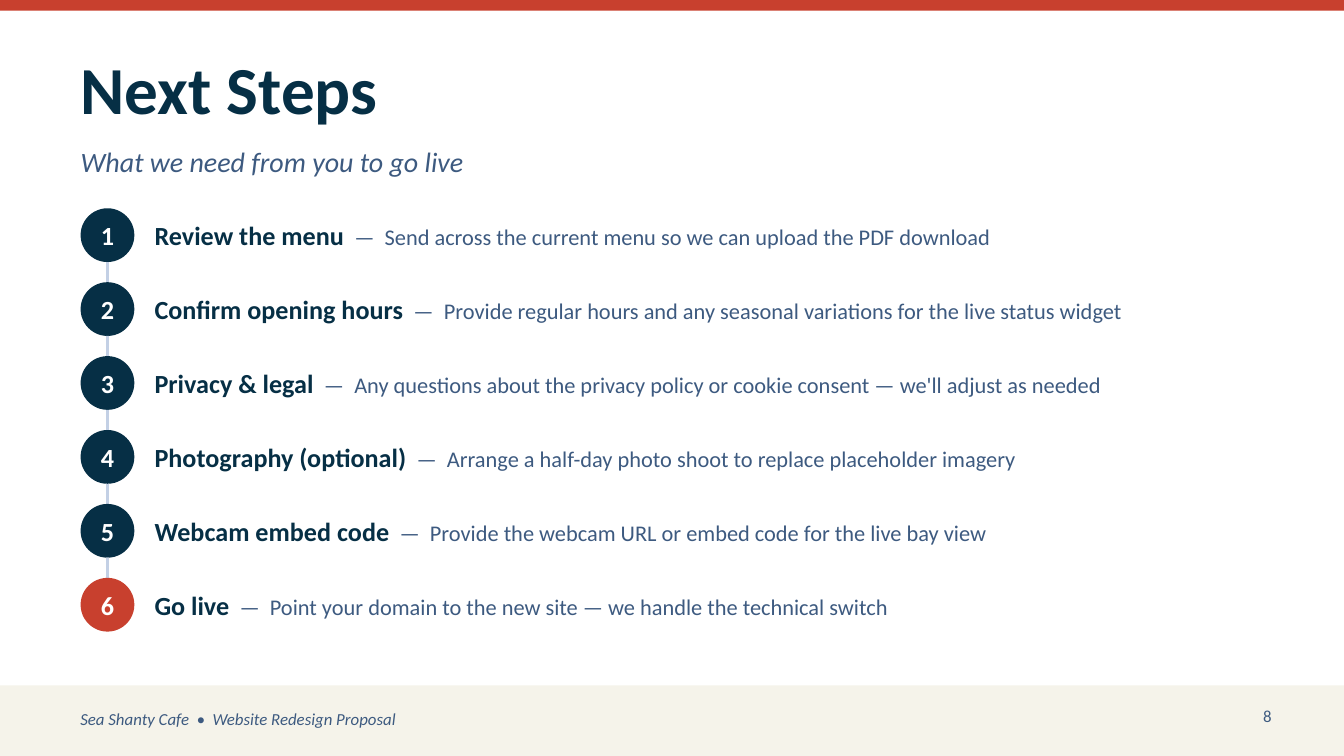
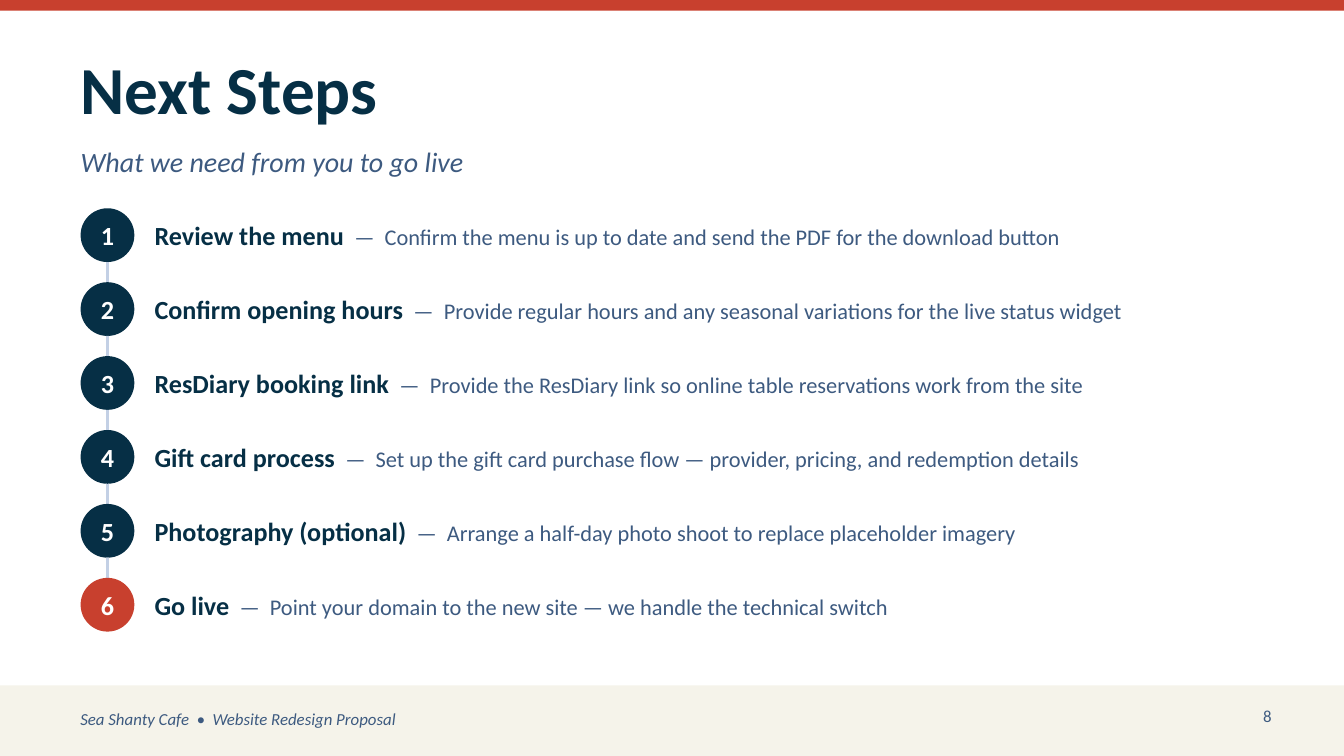
Before and after one commit to maxwalsh0-ctrl/seashantyredesign, a slide deck: slide 8 of SeaShanty_Redesign_Pitch.pptx. Drawn at 1344x756 pixels with LibreOffice and Linux fonts; fonts in the diff are those of the drawing. Boxes give left, top, right and bottom in pixels: in the first picture for what was removed or moved away, otherwise in the second. Text is boxed around its words. In the diff, an @@ line names an element or a change of style, - is before the commit and + after.

```diff
--- a/SeaShanty_Redesign_Pitch.pptx
+++ b/SeaShanty_Redesign_Pitch.pptx
@@ text at (155,226,1059,249): text changed @@
-Review the menu — Send across the current menu so we can upload the PDF download
+Review the menu — Confirm the menu is up to date and send the PDF for the download button
@@ text at (155,374,1082,398): text changed @@
-Privacy & legal — Any questions about the privacy policy or cookie consent — we'll adjust as needed
+ResDiary booking link — Provide the ResDiary link so online table reservations work from the site
@@ text added at (155,448,1079,471), 12 pt, text #3D5A80 @@
+Gift card process — Set up the gift card purchase flow — provider, pricing, and redemption details
@@ text "Photography (optional) — Arrange a ...": place and size @@
-text "Photography (optional) — Arrange a ..." at (155,447,1015,472)
+text "Photography (optional) — Arrange a ..." at (155,521,1015,546)
@@ text removed at (155,522,986,545) @@
-Webcam embed code — Provide the webcam URL or embed code for the live bay view
```
Also in this commit, not shown: 2 other slides changed.
